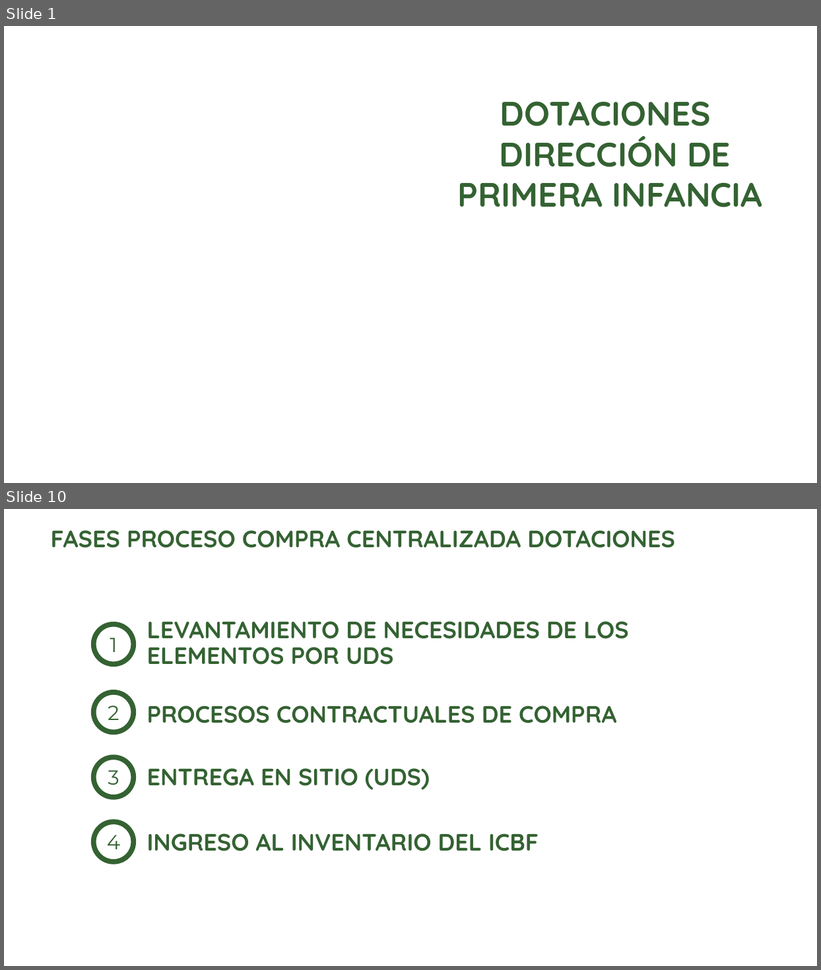
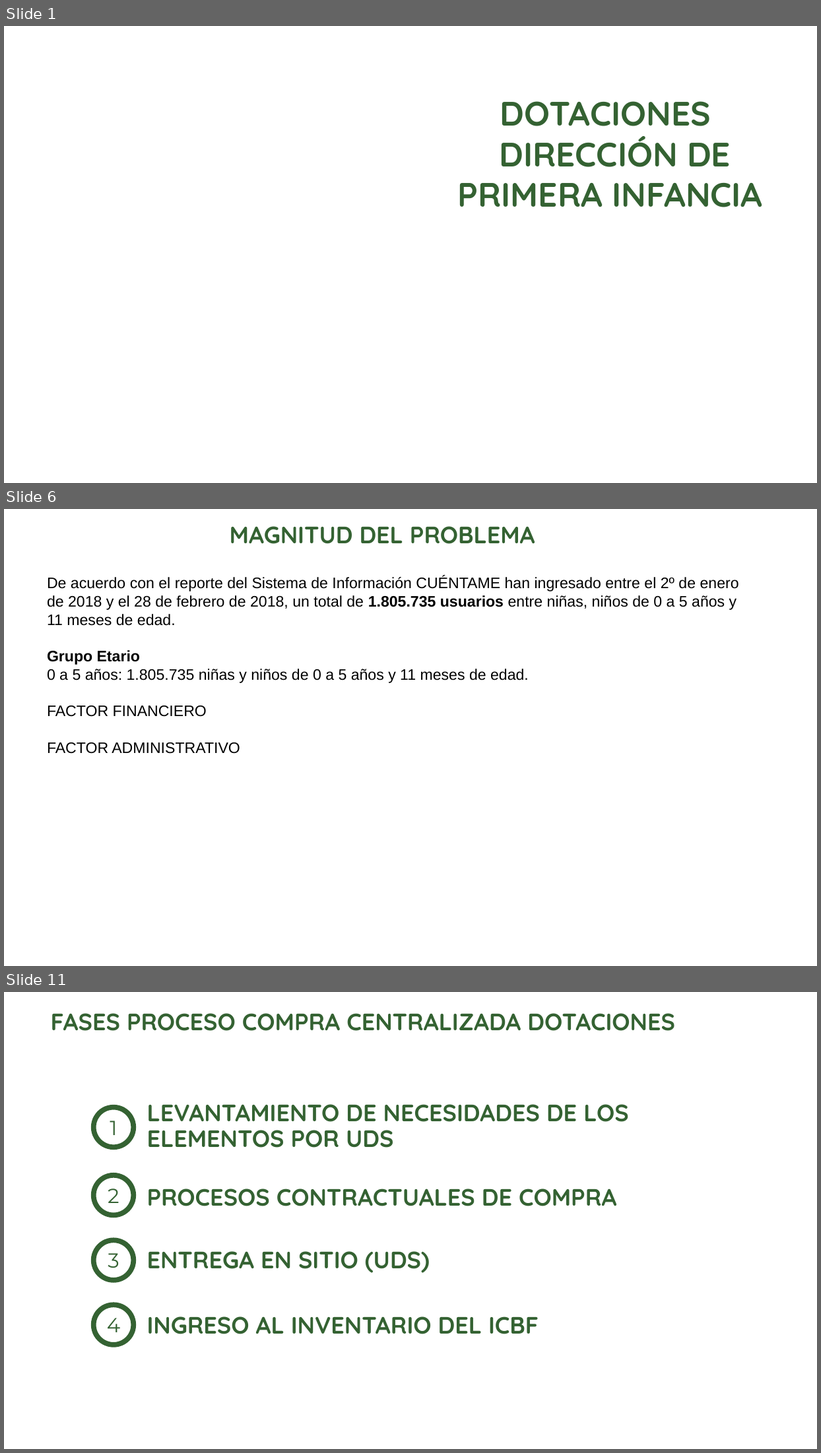
Before and after one commit to paulaO/Dotaciones2019, a slide deck: 5.GestionDotaciones/CompraControlada/ReunionCompraCentralizada_2018/PRESENTACION CENTRALIZACION DOTACIONES 070319.pptx. Shown one above the other, each under a label of ours: slides 1 and 10 before the commit, slides 1, 6 and 11 after it; the slides between them are not shown. The pictures are 821x970 and 821x1453 pixels, drawn with LibreOffice and Linux fonts; fonts in the diff are those of the drawing; background and template pictures are left out. Boxes give left, top, right and bottom in pixels: in the first picture for what was removed or moved away, otherwise in the second. Text is boxed around its words. In the diff, an @@ line names an element or a change of style, - is before the commit and + after.

```diff
--- a/5.GestionDotaciones/CompraControlada/ReunionCompraCentralizada_2018/PRESENTACION CENTRALIZACION DOTACIONES 070319.pptx
+++ b/5.GestionDotaciones/CompraControlada/ReunionCompraCentralizada_2018/PRESENTACION CENTRALIZACION DOTACIONES 070319.pptx
@@ slide 6 added at [4,509,817,966], background picture (left out) @@
@@ text added at [230,526,535,544], 28 pt, text #346232, bold @@
+MAGNITUD DEL PROBLEMA
@@ text added at [47,576,739,754], 18 pt, text #000000 @@
+De acuerdo con el reporte del Sistema de Información CUÉNTAME han ingresado entre el 2º de enero de 2018 y el 28 de febrero de 2018, un total de 1.805.735 usuarios entre niñas, niños de 0 a 5 años y 11 meses de edad.
+Grupo Etario
+0 a 5 años: 1.805.735 niñas y niños de 0 a 5 años y 11 meses de edad.
+FACTOR FINANCIERO
+FACTOR ADMINISTRATIVO
@@ what was slide 10 is now slide 11 @@
```
Also in this commit, not shown: 2 slides changed, 6 other slides added, 6 slides removed, 11 other files.
